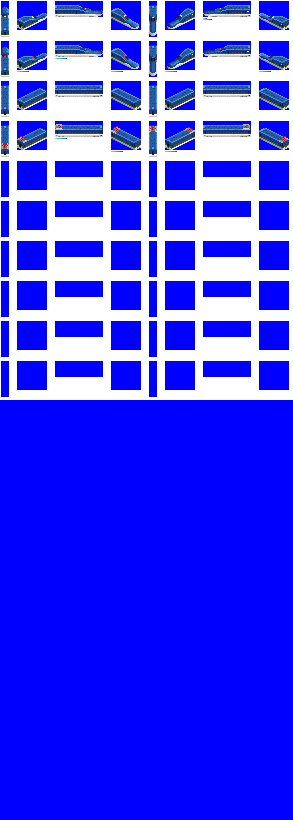
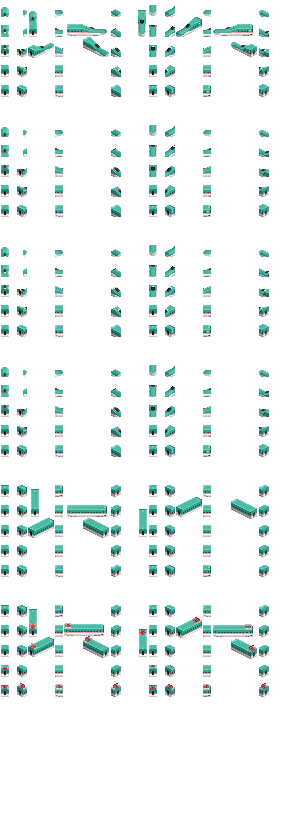
Layer changes from the first w=293, h=820 image to the second:
hid group "12" (17 layers) over [0, 1, 293, 717]
hid "Light 12" over [4, 8, 274, 58]
hid "2cc 12" over [1, 5, 289, 154]
hid "Sprites 12" over [1, 5, 289, 157]
hid "Background 12" over [1, 1, 289, 397]
showed group "10" (13 layers) over [0, 1, 293, 697]
showed "Lights 10 (2) v2", painted on it over [4, 12, 269, 431]
showed "Sprites 2s for 10", painted on it over [1, 3, 269, 697]
showed group "2 length" (1 layers) over [0, 1, 293, 820]
hid "Blue" over [0, 1, 293, 820]
